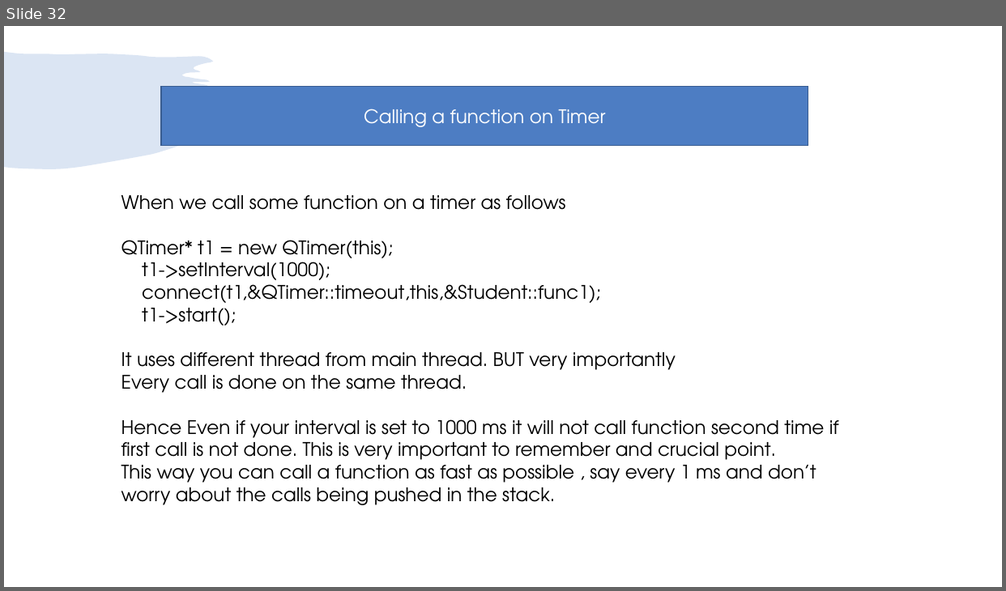
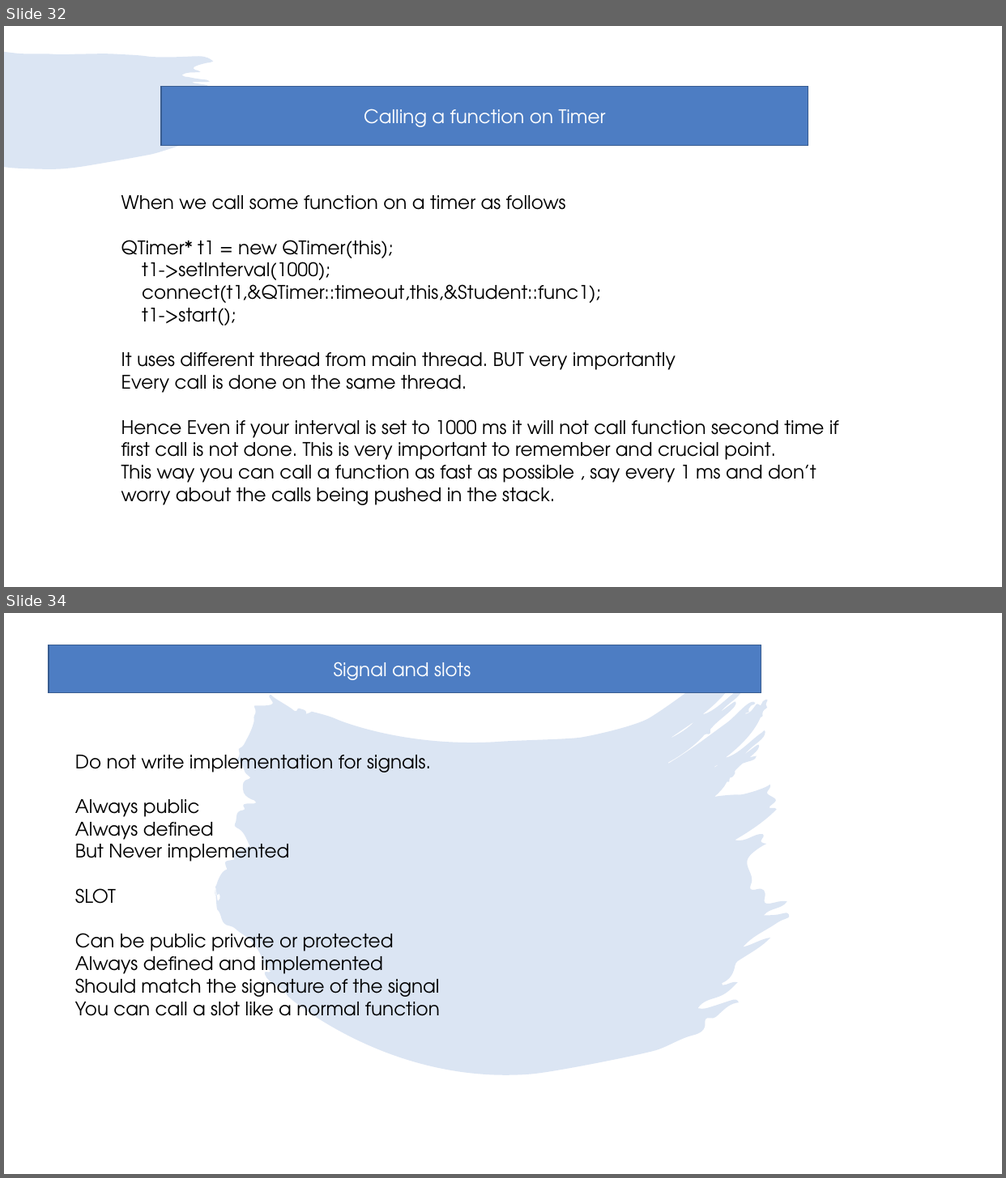
Before and after one commit to girishlande/QtProjects, a slide deck: learnings.pptx. Shown one above the other, each under a label of ours: slide 32 before the commit, slides 32 and 34 after it; the slides between them are not shown. The pictures are 1006x591 and 1006x1178 pixels, drawn with LibreOffice and Linux fonts; fonts in the diff are those of the drawing. Boxes give left, top, right and bottom in pixels: in the first picture for what was removed or moved away, otherwise in the second. Text is boxed around its words. In the diff, an @@ line names an element or a change of style, - is before the commit and + after.

```diff
--- a/learnings.pptx
+++ b/learnings.pptx
@@ slide 34 added at <box>4,613,1002,1174</box>, background #FFFFFF @@
@@ rectangle added at <box>49,645,761,692</box>, fill #4D7DC3, outline #395C90 1 pt, 18 pt, text #FFFFFF @@
+Signal and slots
@@ freeform shape added at <box>216,657,790,1074</box>, fill #4D7DC3 at 20% opacity @@
@@ text added at <box>75,755,440,1016</box>, 18 pt, text #000000 @@
+Do not write implementation for signals.
+Always public
+Always defined
+But Never implemented
+SLOT
+Can be public private or protected
+Always defined and implemented
+Should match the signature of the signal
+You can call a slot like a normal function
```
Also in this commit, not shown: 1 slide changed, 8 other slides added, 18 other files.
